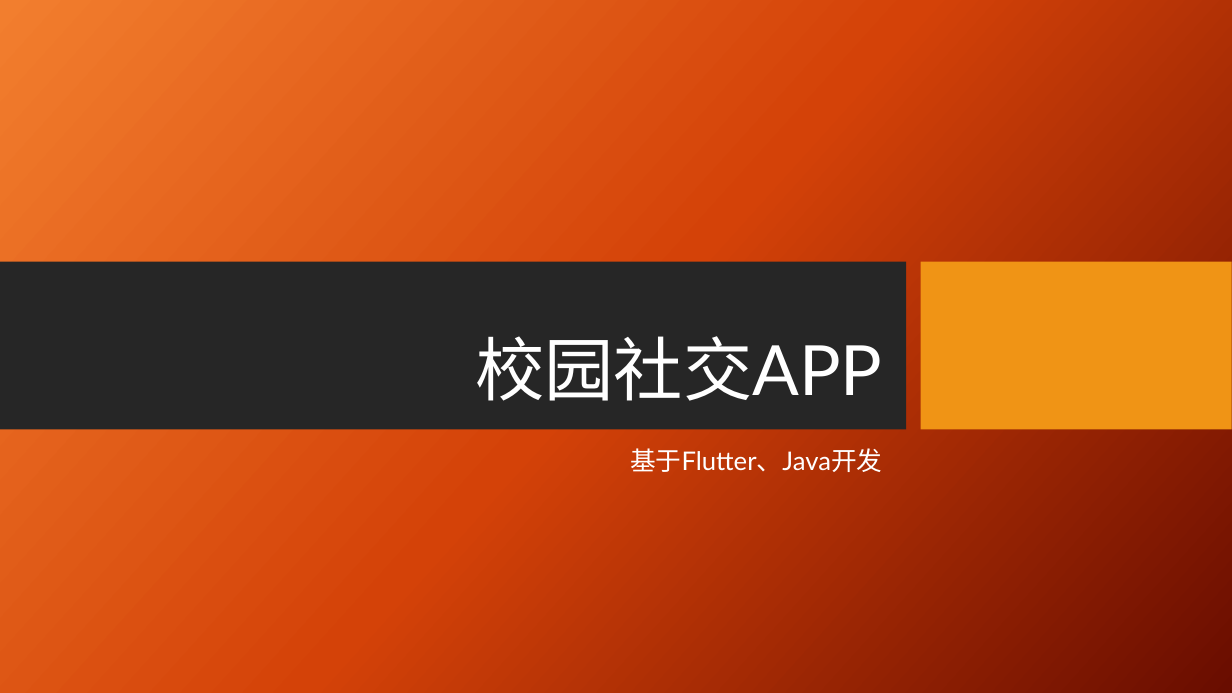
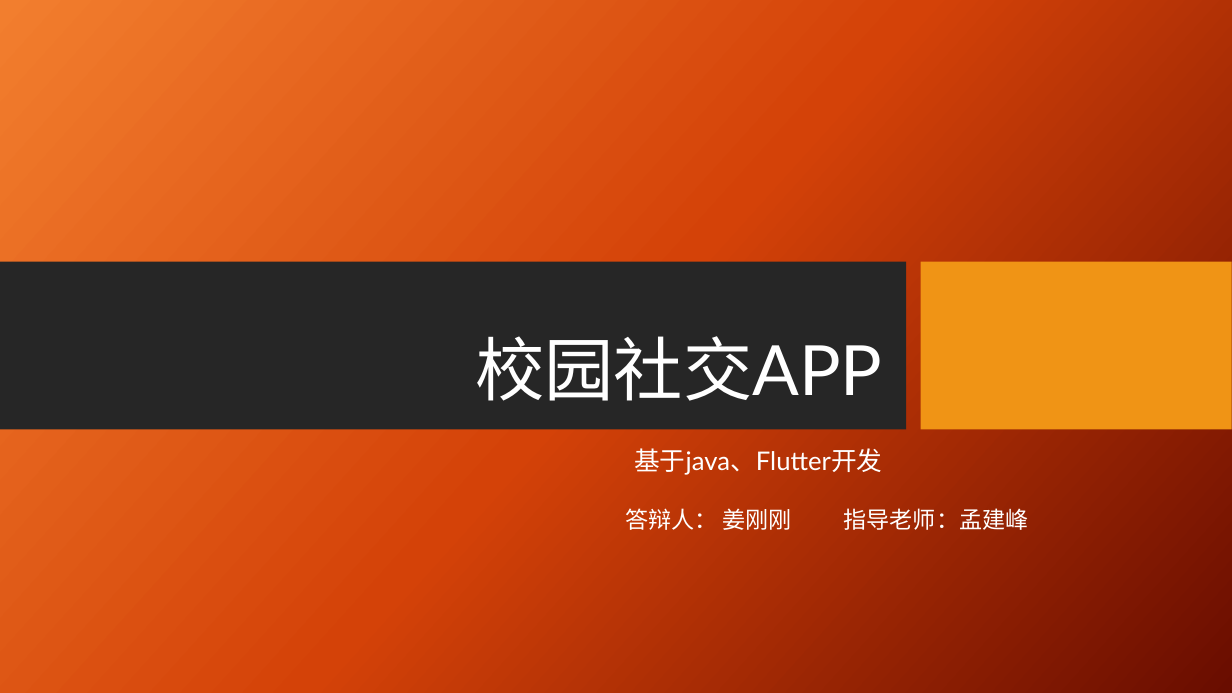
Before and after one commit to xiaowenhaohub/cjxy-cloud, a slide deck: slide 1 of docs/毕业答辩.pptx. Drawn at 1232x693 pixels with LibreOffice and Linux fonts; fonts in the diff are those of the drawing; background and template pictures are left out. Boxes give left, top, right and bottom in pixels: in the first picture for what was removed or moved away, otherwise in the second. Text is boxed around its words. In the diff, an @@ line names an element or a change of style, - is before the commit and + after.

```diff
--- a/docs/毕业答辩.pptx
+++ b/docs/毕业答辩.pptx
@@ subtitle at <box>634,448,882,475</box>: text changed @@
-基于Flutter、Java开发
+基于java、Flutter开发
@@ text added at <box>625,508,1029,530</box>, 18 pt, text #FFFFFF @@
+答辩人： 姜刚刚 指导老师：孟建峰
```
Also in this commit, not shown: 4 other slides changed, 1 slide added, 10 other files.
